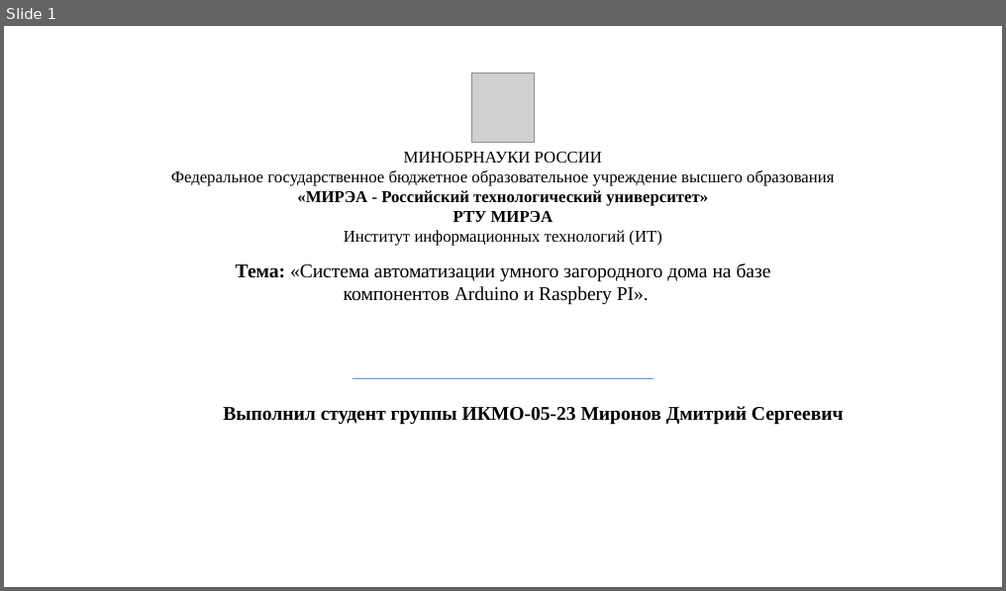
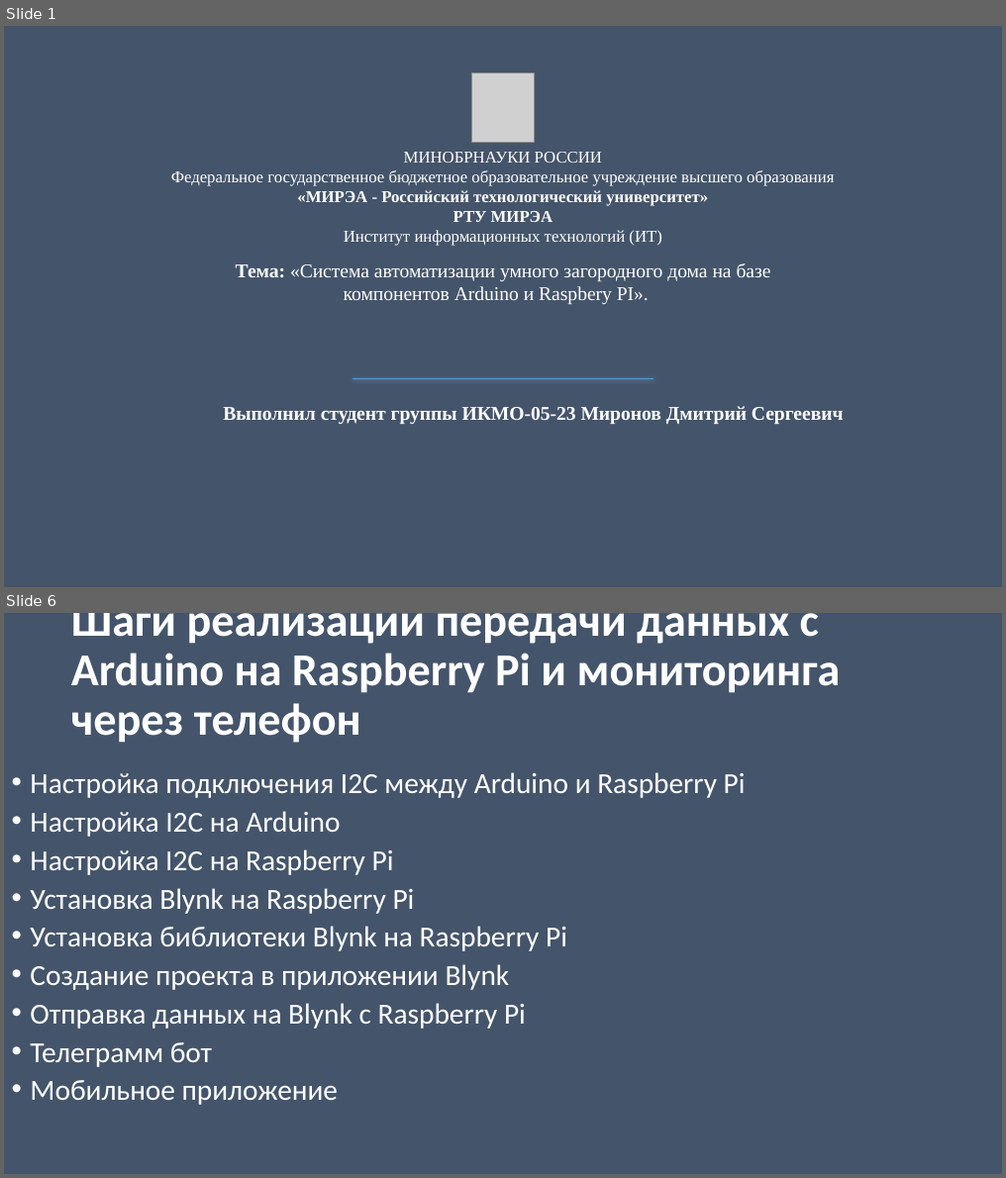
Before and after one commit to Raccoonn78/MagiCtr, a slide deck: 2 семестр/курсач/2025/Миронов_Д_С_ИКМО_05_23.pptx. Shown one above the other, each under a label of ours: slide 1 before the commit, slides 1 and 6 after it; the slides between them are not shown. The pictures are 1006x591 and 1006x1178 pixels, drawn with LibreOffice and Linux fonts; fonts in the diff are those of the drawing; grey boxes stand for pictures. Boxes give left, top, right and bottom in pixels: in the first picture for what was removed or moved away, otherwise in the second. Text is boxed around its words. In the diff, an @@ line names an element or a change of style, - is before the commit and + after.

```diff
--- a/2 семестр/курсач/2025/Миронов_Д_С_ИКМО_05_23.pptx
+++ b/2 семестр/курсач/2025/Миронов_Д_С_ИКМО_05_23.pptx
@@ slide 6 added at <box>4,613,1002,1174</box>, background #44546A @@
@@ title added at <box>71,613,841,743</box>, 44 pt, text #FFFFFF, bold @@
+Шаги реализации передачи данных с Arduino на Raspberry Pi и мониторинга через телефон
@@ text added at <box>30,772,746,1105</box>, 28 pt, text #FFFFFF @@
+• Настройка подключения I2C между Arduino и Raspberry Pi
+• Настройка I2C на Arduino
+• Настройка I2C на Raspberry Pi
+• Установка Blynk на Raspberry Pi
+• Установка библиотеки Blynk на Raspberry Pi
+• Создание проекта в приложении Blynk
+• Отправка данных на Blynk с Raspberry Pi
+• Телеграмм бот
+• Мобильное приложение
@@ slide 1 changed as well @@
@@ background #FFFFFF to #44546A @@
@@ text colour #000000 to #FFFFFF in 3 elements at <box>223,406,844,424</box>, <box>171,152,834,246</box>, <box>236,264,771,304</box> @@
```
Also in this commit, not shown: 5 other slides added, 6 slides removed, 1 other file.
